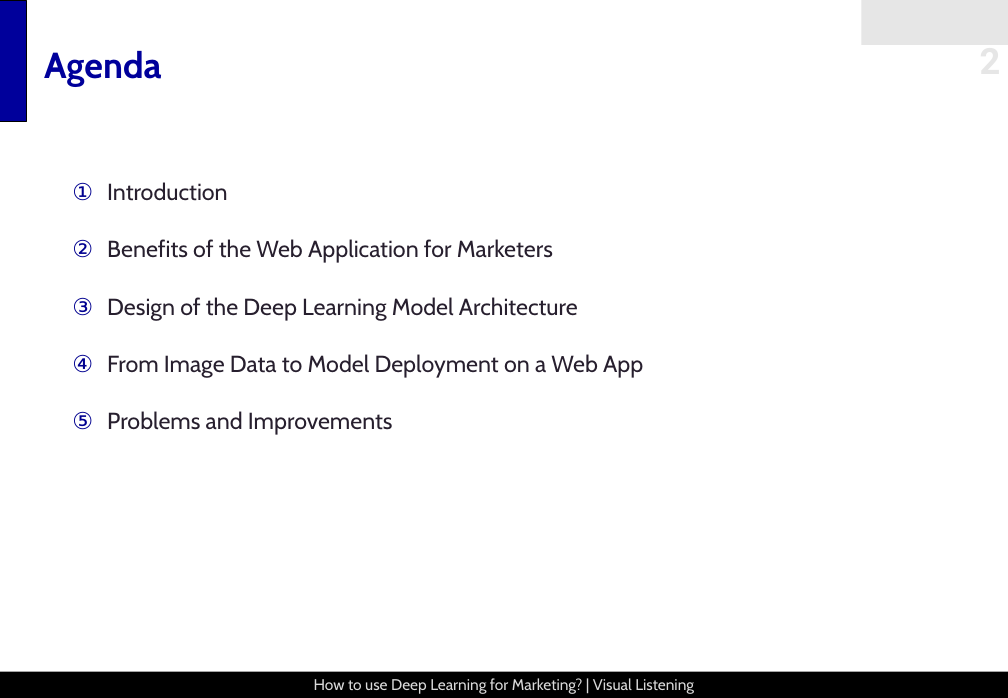
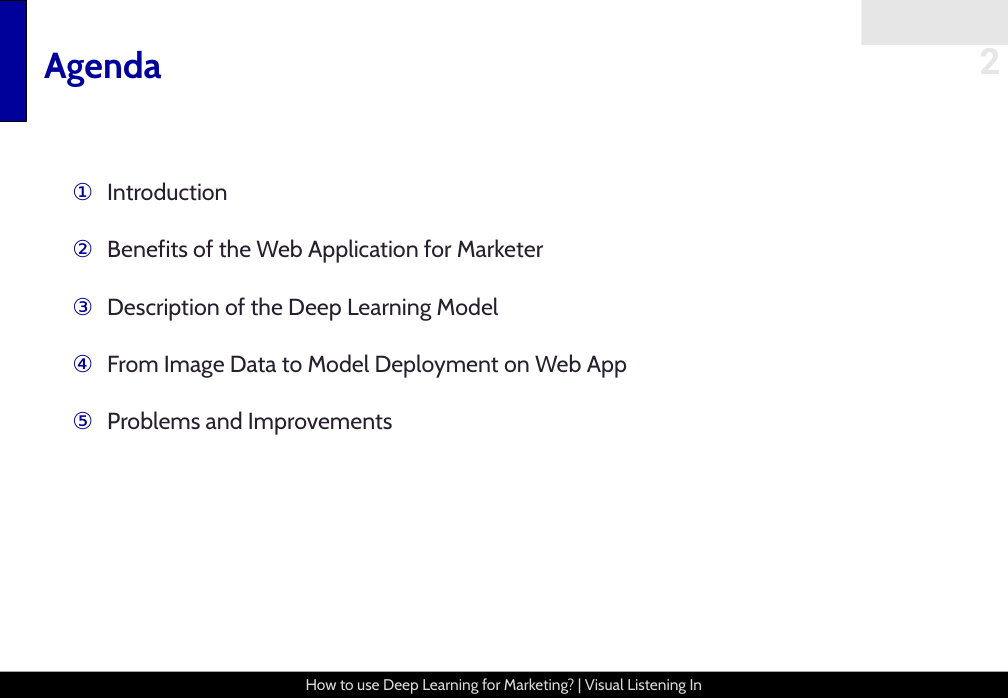
Before and after one commit to snoweZz/DLfM_BrandManagement, a slide deck: slide 2 of about_me/Visual Listening In_Draft.pptx. Drawn at 1008x698 pixels with LibreOffice and Linux fonts; fonts in the diff are those of the drawing. Boxes give left, top, right and bottom in pixels: in the first picture for what was removed or moved away, otherwise in the second. Text is boxed around its words. In the diff, an @@ line names an element or a change of style, - is before the commit and + after.

```diff
--- a/about_me/Visual Listening In_Draft.pptx
+++ b/about_me/Visual Listening In_Draft.pptx
@@ text at (107, 239, 627, 378): text changed @@
-2. Benefits of the Web Application for Marketers
-3. Design of the Deep Learning Model Architecture
-4. From Image Data to Model Deployment on a Web App
+2. Benefits of the Web Application for Marketer
+3. Description of the Deep Learning Model
+4. From Image Data to Model Deployment on Web App
@@ text at (306, 678, 703, 694): text changed @@
-How to use Deep Learning for Marketing? | Visual Listening
+How to use Deep Learning for Marketing? | Visual Listening In
```
Also in this commit, not shown: 2 other slides changed.
